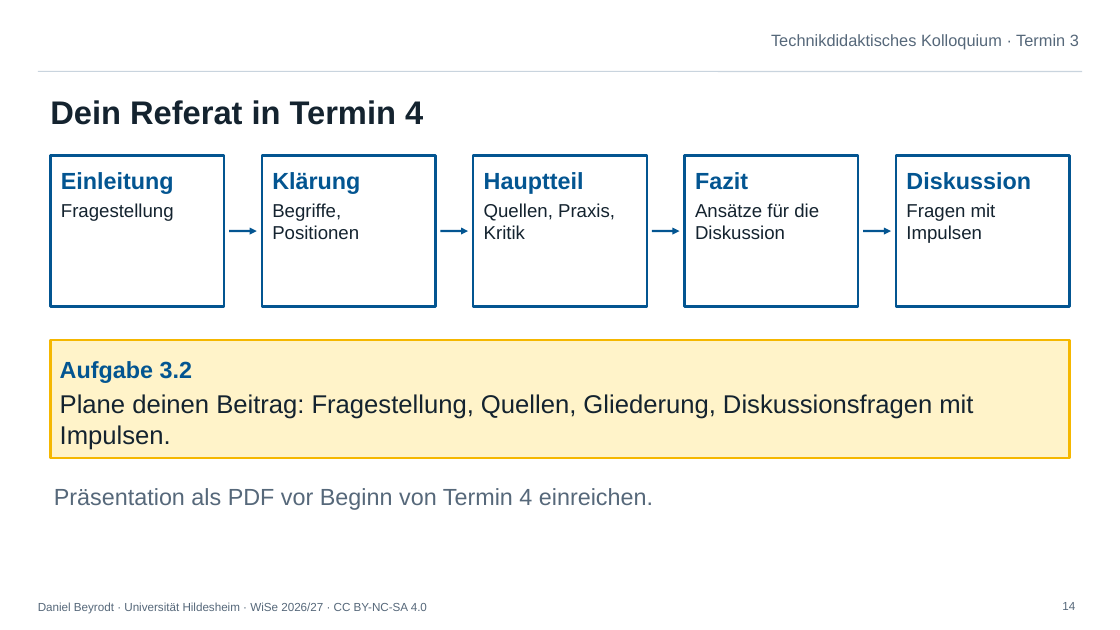
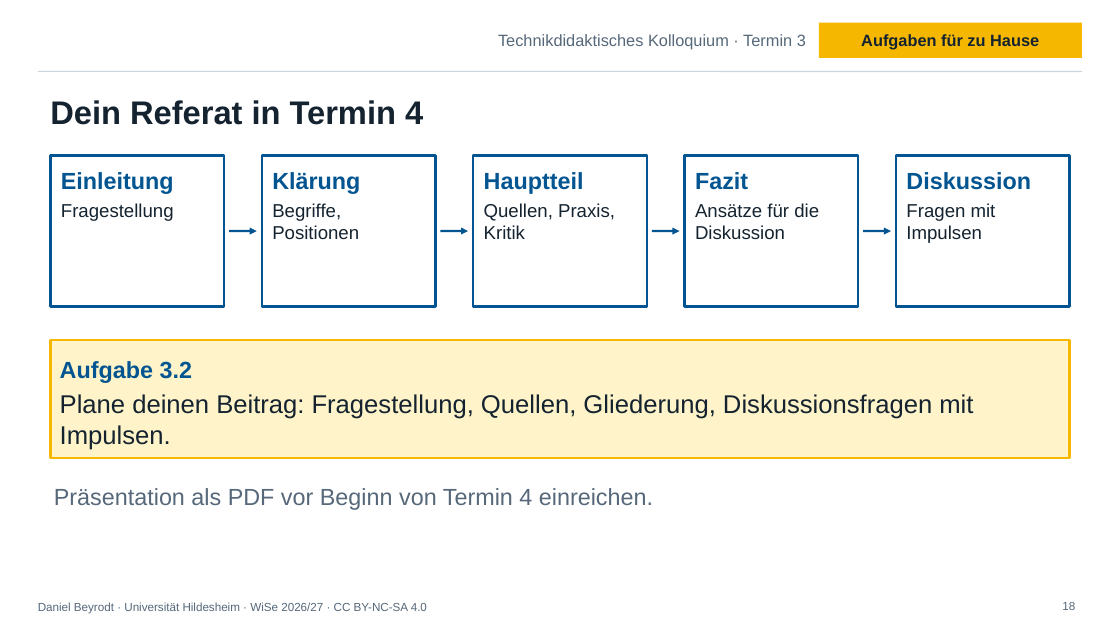
Before and after one commit to deinTechniklehrer/Uni-Hildesheim, a slide deck: slide 18 of technikdidaktisches-kolloquium/praesentationen/TdK_Termin-3_Aktuelle-Entwicklungen.pptx (slide 14 before the commit). Drawn at 1120x630 pixels with LibreOffice and Linux fonts; fonts in the diff are those of the drawing; background and template pictures are left out. Boxes give left, top, right and bottom in pixels: in the first picture for what was removed or moved away, otherwise in the second. Text is boxed around its words. In the diff, an @@ line names an element or a change of style, - is before the commit and + after.

```diff
--- a/technikdidaktisches-kolloquium/praesentationen/TdK_Termin-3_Aktuelle-Entwicklungen.pptx
+++ b/technikdidaktisches-kolloquium/praesentationen/TdK_Termin-3_Aktuelle-Entwicklungen.pptx
@@ text "Technikdidaktisches Kolloquium · Termin 3": place and size @@
-text "Technikdidaktisches Kolloquium · Termin 3" at <box>771,34,1079,49</box>
+text "Technikdidaktisches Kolloquium · Termin 3" at <box>498,34,806,49</box>
@@ rectangle added at <box>819,23,1082,58</box>, fill #F5B700, 14 pt, text #14232F, bold @@
+Aufgaben für zu Hause
@@ page number at <box>1062,602,1075,610</box>: text changed @@
-14
+18
```
Also in this commit, not shown: 13 other slides changed, 4 slides added, 8 other files.
